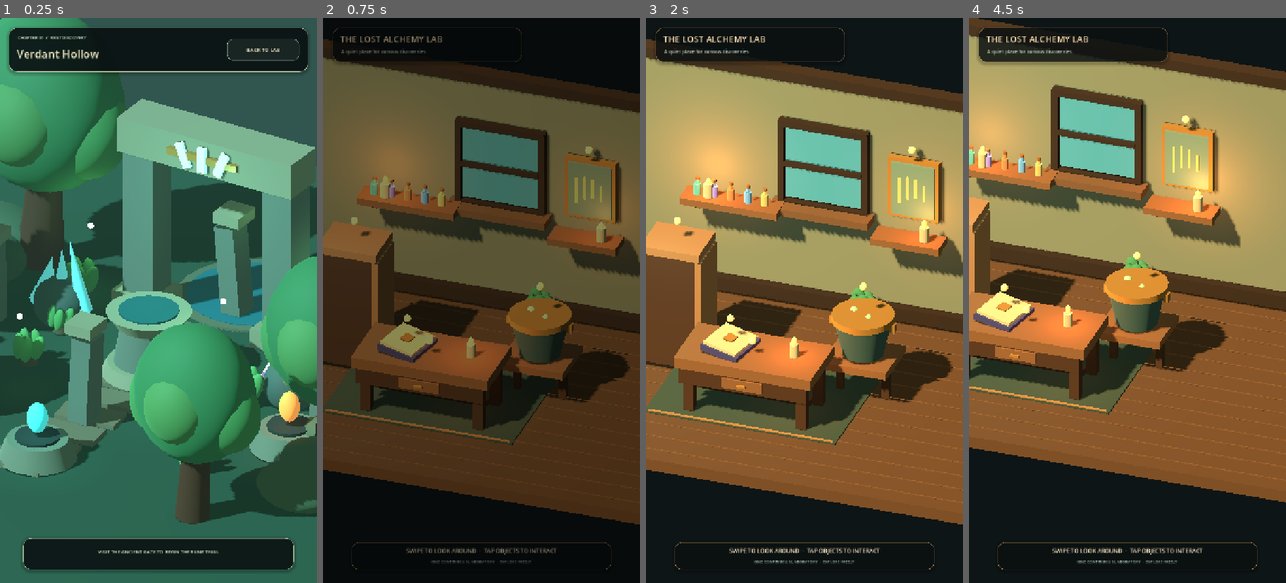
Above: before the commit, frames 1-4 (left to right).
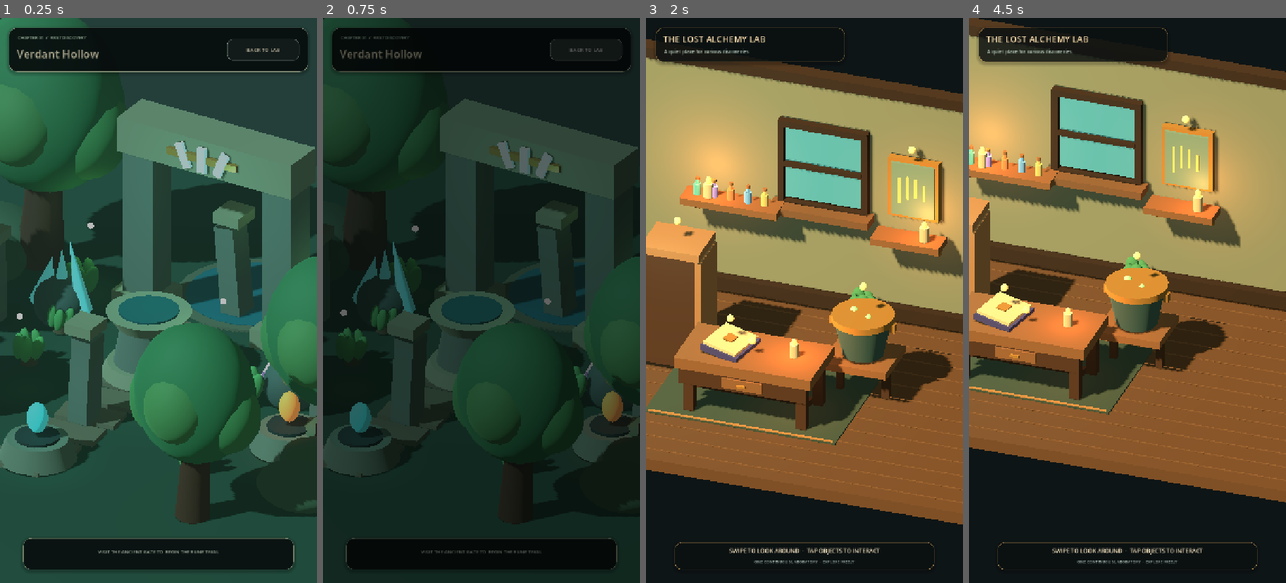
Above: after the commit, the same moments.

Repository: Kryodo/spell-sort-game
Game: Godot game, scene res://scenes/chapter_forest_prototype.tscn
Same seed, same stepped clock (60 frames per second), same inputs: the game is played once before the commit and once after it. This scene is started directly instead of the project's main scene.
Inputs (mouse positions are in pixels of both pictures, inside the frame that each line leads up to):
- Up to frame 1 (0.25 s): no input
- Up to frame 2 (0.75 s): click "BACK TO LAB" at 0.5 s
- Up to frame 3 (2 s): move the mouse to (874, 272) at 1.27 s; click (874, 272) at 1.42 s
- Up to frame 4 (4.5 s): drag from (1064, 328) to (1111, 413) at 2.02 s; move the mouse to (1159, 176) at 2.77 s; click (1159, 176) at 2.92 s; tap Enter at 3.5 s; drag from (1111, 413) to (1032, 215) at 3.52 s; move the mouse to (1222, 385) at 4.27 s; click (1222, 385) at 4.42 s

The runs differ from the first frame. In frame 1, 57% of the frame differs, in the area x 0-100%, y 0-100%; in frame 2, 82%; in frame 3, less than 0.1%; in frame 4, less than 0.1%.

Commit message:
Add smooth scene transitions for Verdant Hollow return flow

Diff:
--- a/scripts/chapter_forest_prototype.gd
+++ b/scripts/chapter_forest_prototype.gd
@@ -23,6 +23,7 @@
 var _ritual_started := false
 var _ritual_complete := false
 var _chapter_complete := false
+var _transition_overlay: ColorRect
 
 
 func _ready() -> void:
@@ -31,6 +32,7 @@
 	_build_landmarks()
 	_build_interactions()
 	_build_hud()
+	_build_transition_overlay()
 
 
 func _build_world() -> void:
@@ -205,7 +207,7 @@
 	var back := _button("BACK TO LAB", false)
 	back.position = Vector2(496.0, 26.0)
 	back.size = Vector2(164.0, 48.0)
-	back.pressed.connect(func(): get_tree().change_scene_to_file(HUB_SCENE))
+	back.pressed.connect(_return_to_hub)
 	header.add_child(back)
 
 	var footer := _panel(Rect2(52.0, 1178.0, 616.0, 72.0), Color(0.035, 0.058, 0.064, 0.82), Color(0.71, 0.76, 0.62, 0.48), 18)
@@ -535,9 +537,37 @@
 
 func _on_modal_close_pressed() -> void:
 	if _chapter_complete:
-		get_tree().change_scene_to_file(HUB_SCENE)
+		_return_to_hub()
 	else:
 		_modal.visible = false
+
+
+func _return_to_hub() -> void:
+	await _transition_to_scene(HUB_SCENE)
+
+
+func _build_transition_overlay() -> void:
+	var layer := CanvasLayer.new()
+	layer.layer = 100
+	add_child(layer)
+	_transition_overlay = ColorRect.new()
+	_transition_overlay.color = Color.BLACK
+	_transition_overlay.modulate.a = 1.0
+	_transition_overlay.set_anchors_and_offsets_preset(Control.PRESET_FULL_RECT)
+	_transition_overlay.mouse_filter = Control.MOUSE_FILTER_IGNORE
+	layer.add_child(_transition_overlay)
+	var fade_in := create_tween()
+	fade_in.tween_property(_transition_overlay, "modulate:a", 0.0, 0.34)
+
+
+func _transition_to_scene(scene_path: String) -> void:
+	if _transition_overlay == null:
+		get_tree().change_scene_to_file(scene_path)
+		return
+	var fade_out := create_tween()
+	fade_out.tween_property(_transition_overlay, "modulate:a", 1.0, 0.30)
+	await fade_out.finished
+	get_tree().change_scene_to_file(scene_path)
 
 
 func _process(delta: float) -> void:
